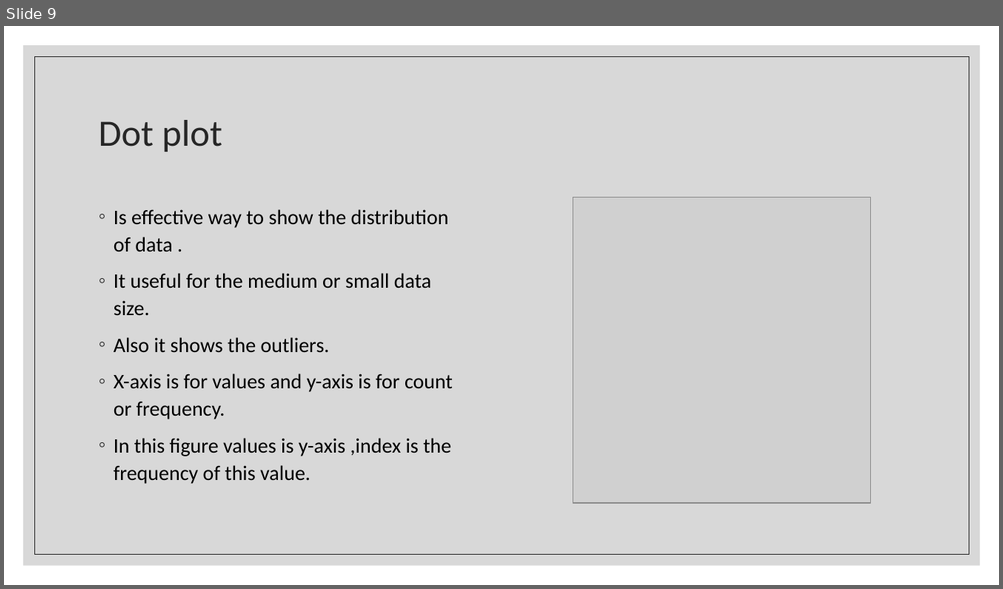
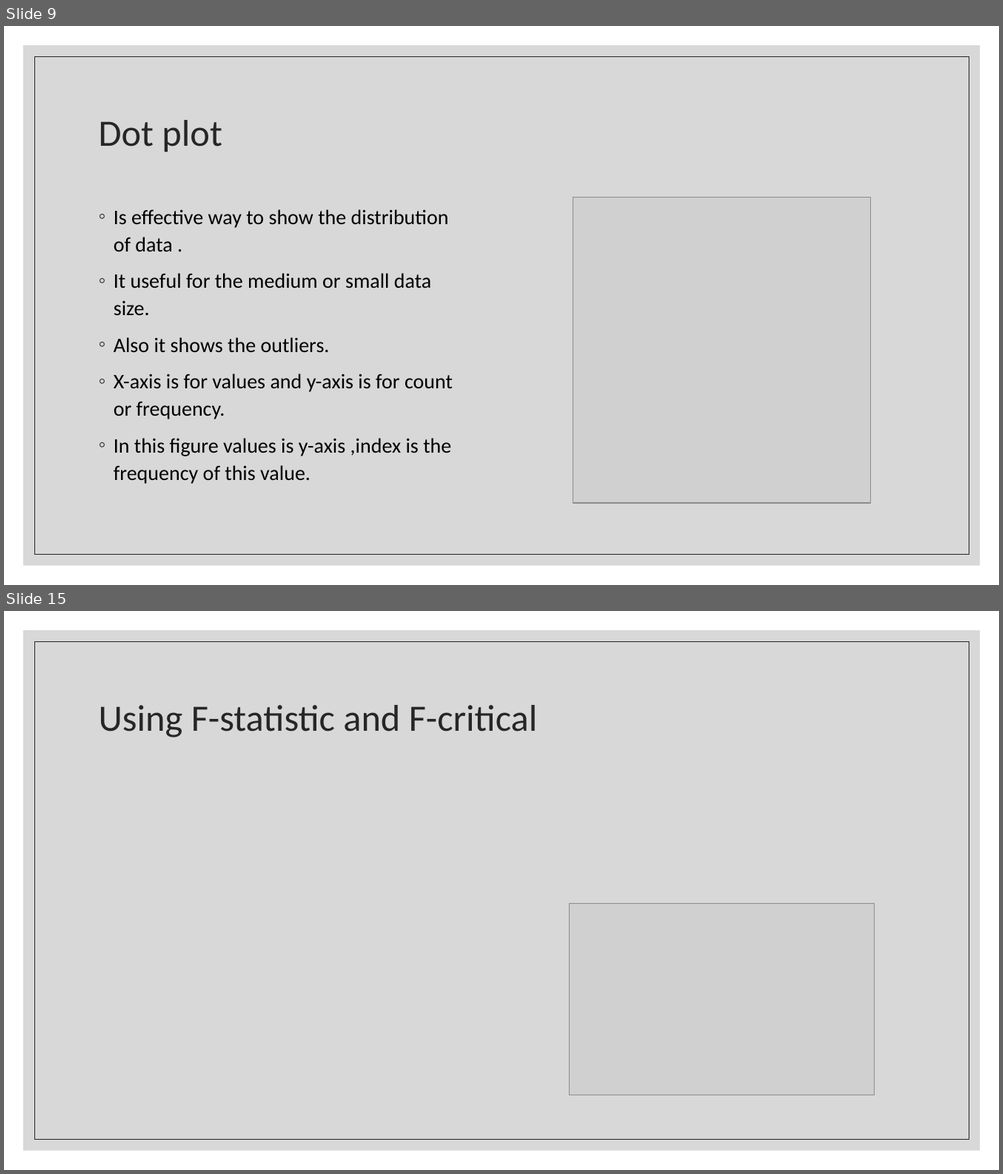
Before and after one commit to ah3asef/Probability_Report, a slide deck: Project.pptx. Shown one above the other, each under a label of ours: slide 9 before the commit, slides 9 and 15 after it; the slides between them are not shown. The pictures are 1003x589 and 1003x1174 pixels, drawn with LibreOffice and Linux fonts; fonts in the diff are those of the drawing; grey boxes stand for pictures. Boxes give left, top, right and bottom in pixels: in the first picture for what was removed or moved away, otherwise in the second. Text is boxed around its words. In the diff, an @@ line names an element or a change of style, - is before the commit and + after.

```diff
--- a/Project.pptx
+++ b/Project.pptx
@@ slide 15 added at [4,611,999,1170], background #FFFFFF; not listed: 2 template elements that a slide beside it also shows @@
@@ title added at [99,705,538,738], 36 pt, text #262626 @@
+Using F-statistic and F-critical
@@ picture added at [569,903,874,1096] @@
```
Also in this commit, not shown: 2 slides changed, 8 other slides added, 1 slide removed, 6 other files.
